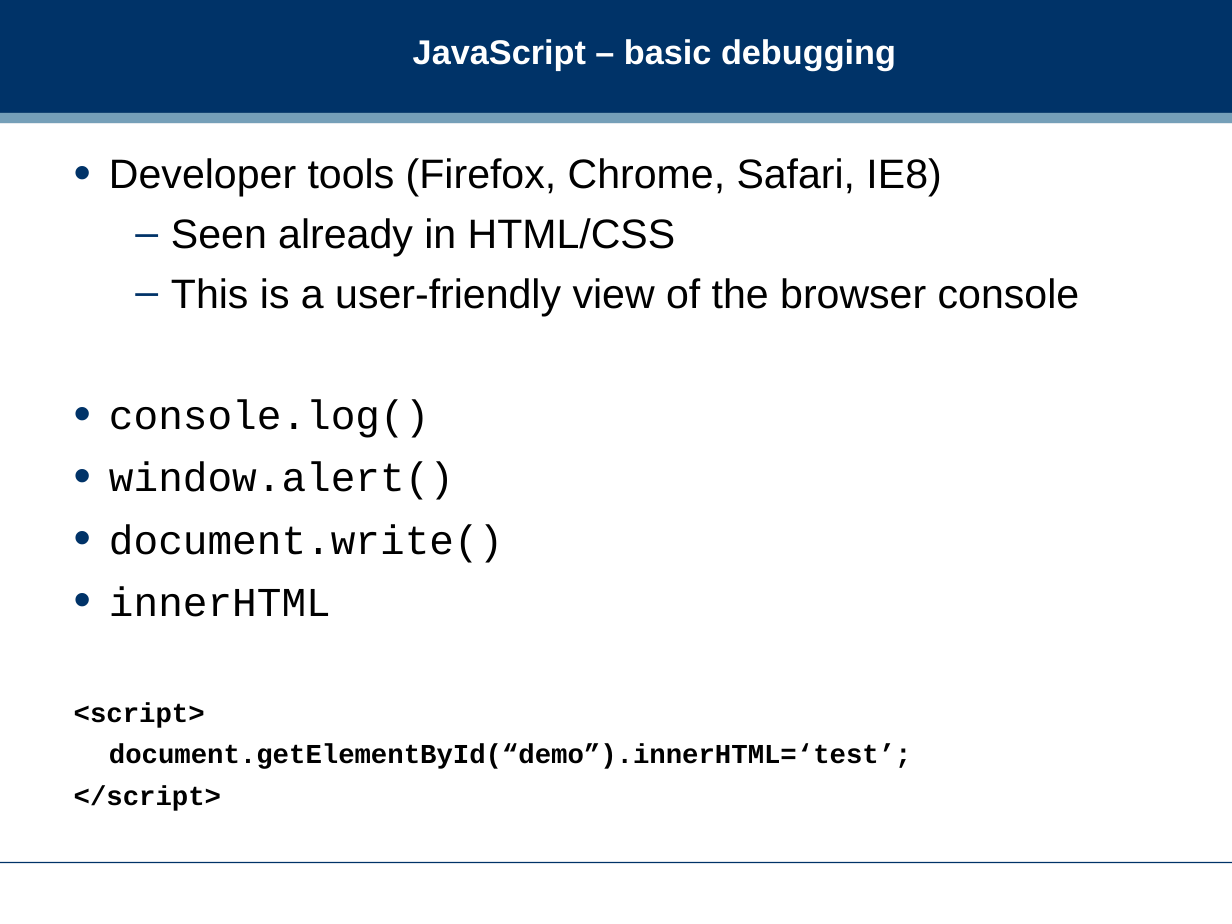
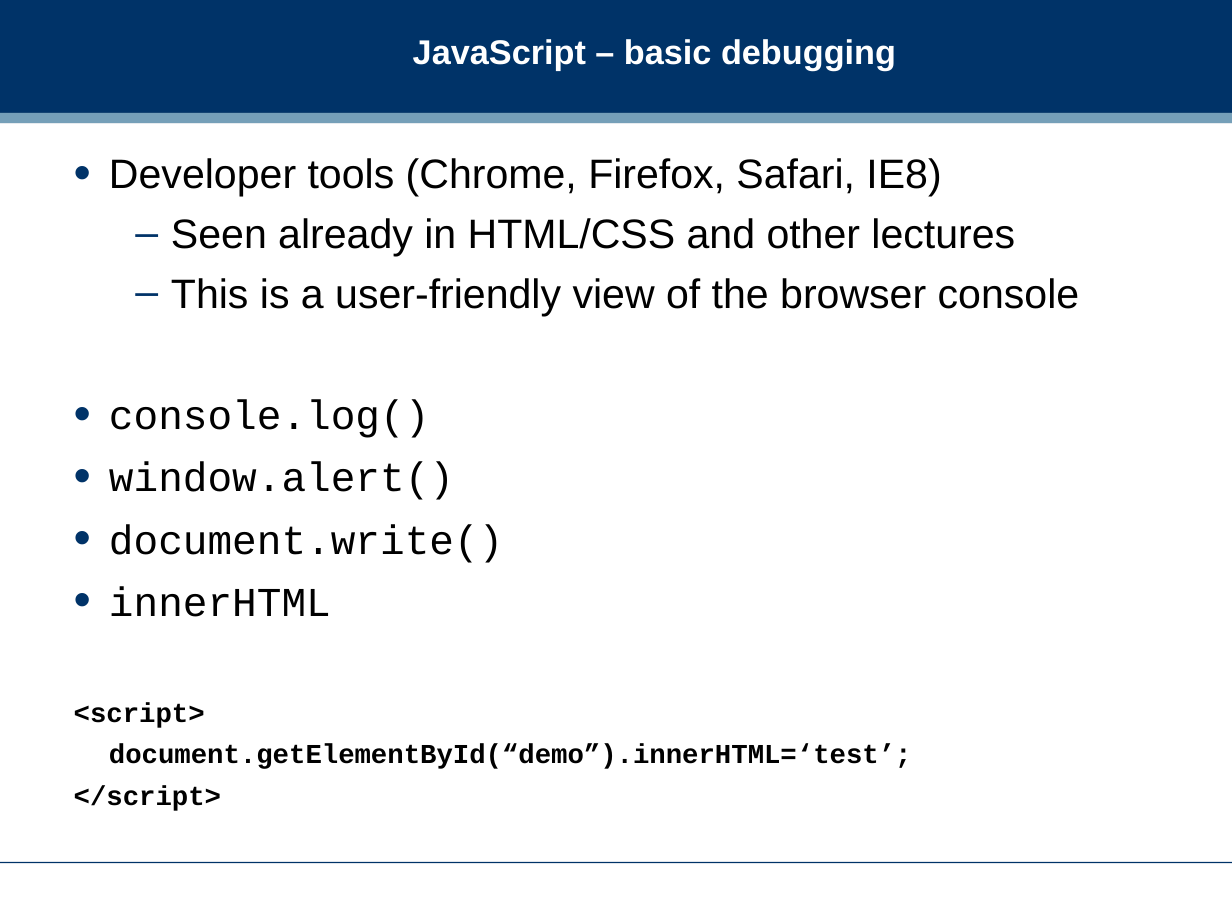
Before and after one commit to dreamind/ix, a slide deck: slide 12 of lectures/interactive/interactivity1.ppt (slide 10 before the commit). Drawn at 1232x924 pixels with LibreOffice and Linux fonts; fonts in the diff are those of the drawing; background and template pictures are left out. Boxes give left, top, right and bottom in pixels: in the first picture for what was removed or moved away, otherwise in the second. Text is boxed around its words. In the diff, an @@ line names an element or a change of style, - is before the commit and + after.

```diff
--- a/lectures/interactive/interactivity1.ppt
+++ b/lectures/interactive/interactivity1.ppt
@@ text at (x1=109, y1=158, x2=1015, y2=256): text changed @@
-• Developer tools (Firefox, Chrome, Safari, IE8)
-  – Seen already in HTML/CSS
+• Developer tools (Chrome, Firefox, Safari, IE8)
+  – Seen already in HTML/CSS and other lectures
```
Also in this commit, not shown: 5 other slides changed, 15 slides added, 15 slides removed, 2 other files.
